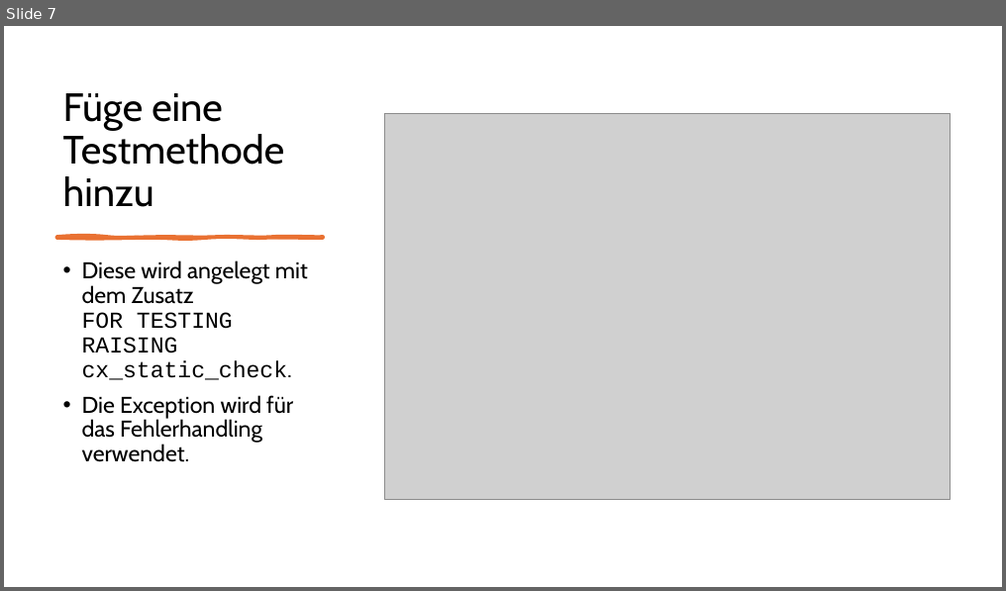
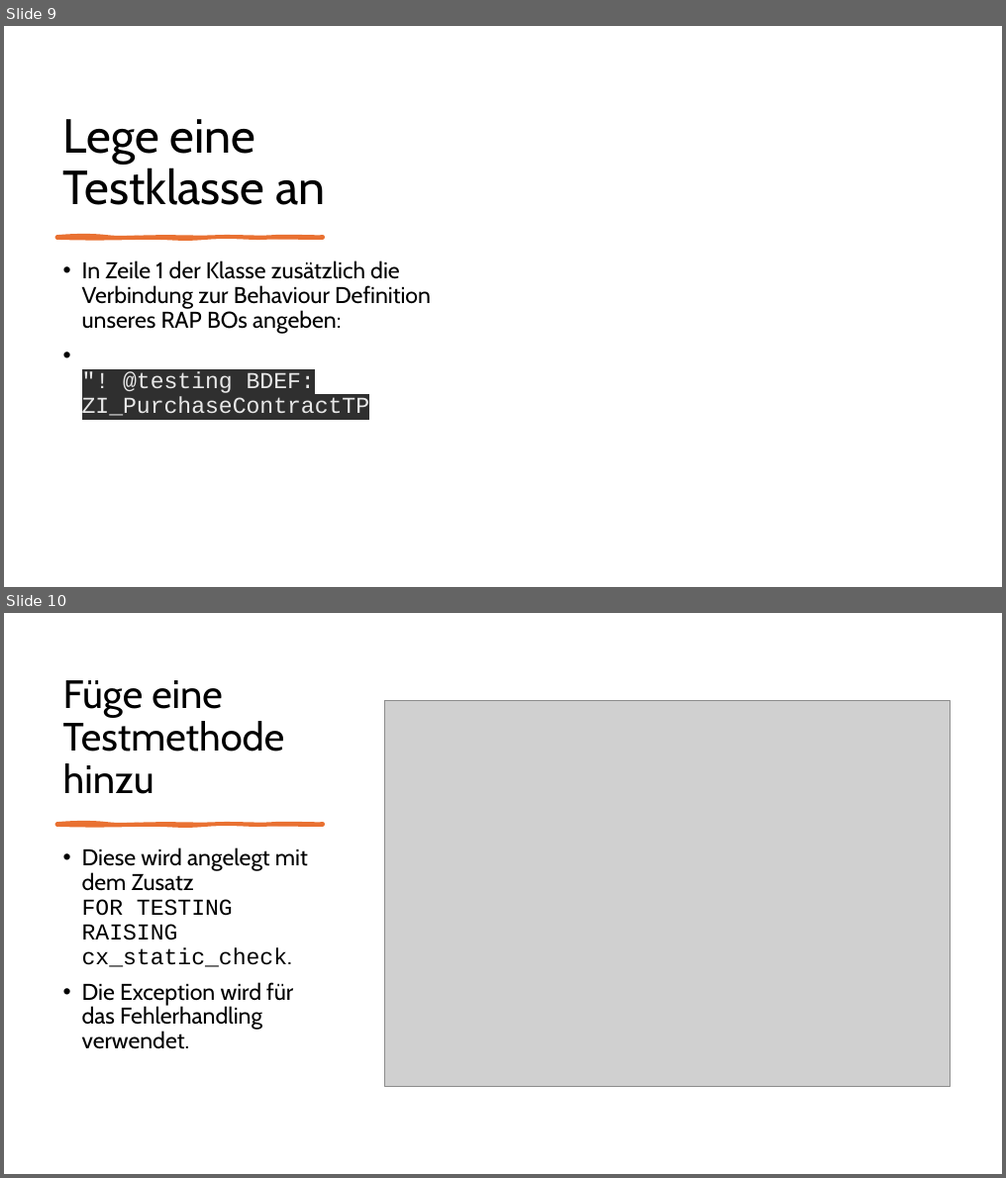
Before and after one commit to MatLange/Schulung, a slide deck: RAP Presentationen/Tag5.1 - RAP_UNIT_TEST_DE.pptx. Shown one above the other, each under a label of ours: slide 7 before the commit, slides 9 and 10 after it. The pictures are 1006x591 and 1006x1178 pixels, drawn with LibreOffice and Linux fonts; fonts in the diff are those of the drawing; grey boxes stand for pictures. Boxes give left, top, right and bottom in pixels: in the first picture for what was removed or moved away, otherwise in the second. Text is boxed around its words. In the diff, an @@ line names an element or a change of style, - is before the commit and + after.

```diff
--- a/RAP Presentationen/Tag5.1 - RAP_UNIT_TEST_DE.pptx
+++ b/RAP Presentationen/Tag5.1 - RAP_UNIT_TEST_DE.pptx
@@ slide 9 added at bbox=[4, 26, 1002, 587], background #FFFFFF @@
@@ title added at bbox=[63, 119, 325, 205], 46 pt, text #000000 @@
+Lege eine Testklasse an
@@ freeform shape added at bbox=[56, 236, 323, 238], fill #E97132, outline #E97132 3 pt @@
@@ text added at bbox=[82, 261, 431, 416], 22 pt, text #000000 @@
+• In Zeile 1 der Klasse zusätzlich die Verbindung zur Behaviour Definition unseres RAP BOs angeben:
+• "! @testing BDEF: ZI_PurchaseContractTP
@@ what was slide 7 is now slide 10 @@
```
Also in this commit, not shown: 6 slides changed, 3 other slides added, 1 other file.
